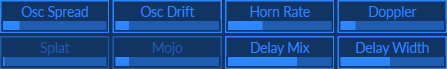
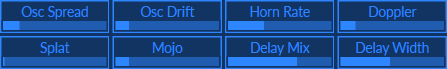
The second w=447, h=69 image is a revision of the first. Changes to its layers:
painted on "Pasted Layer" over [0, 21, 264, 69]
